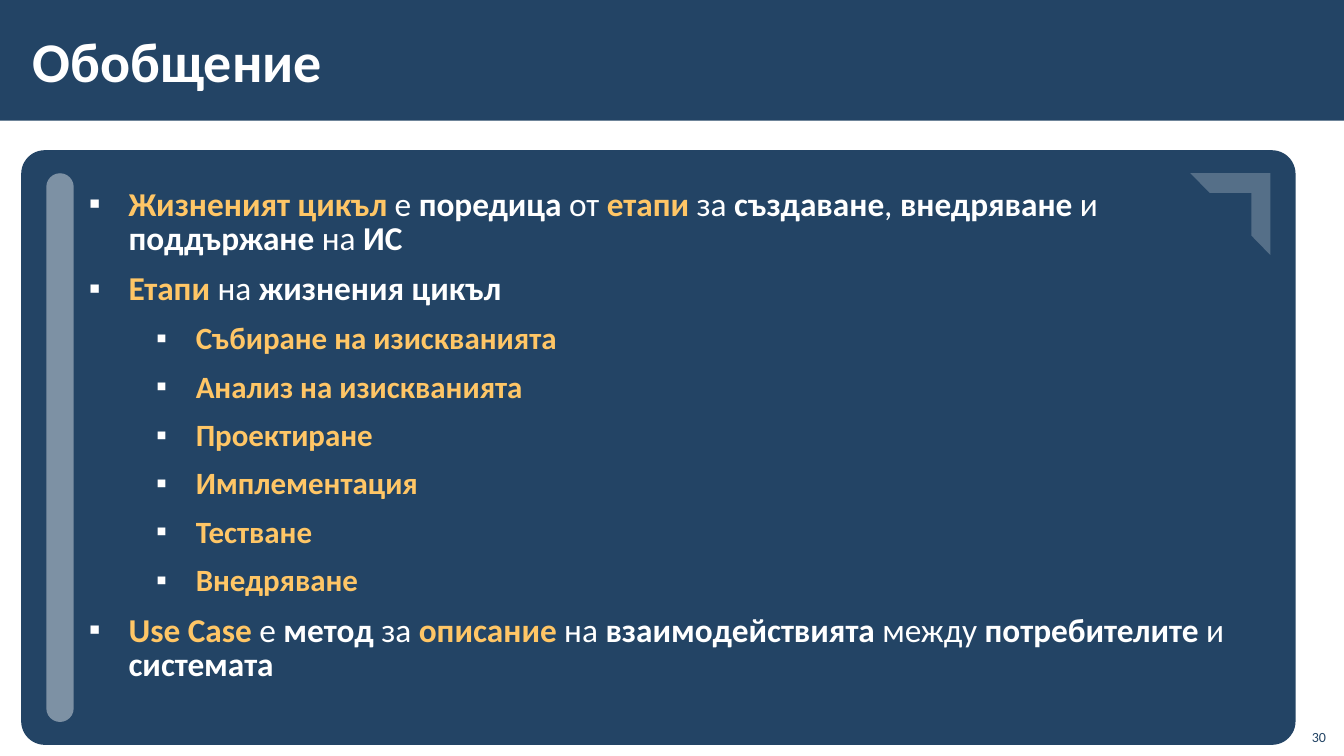
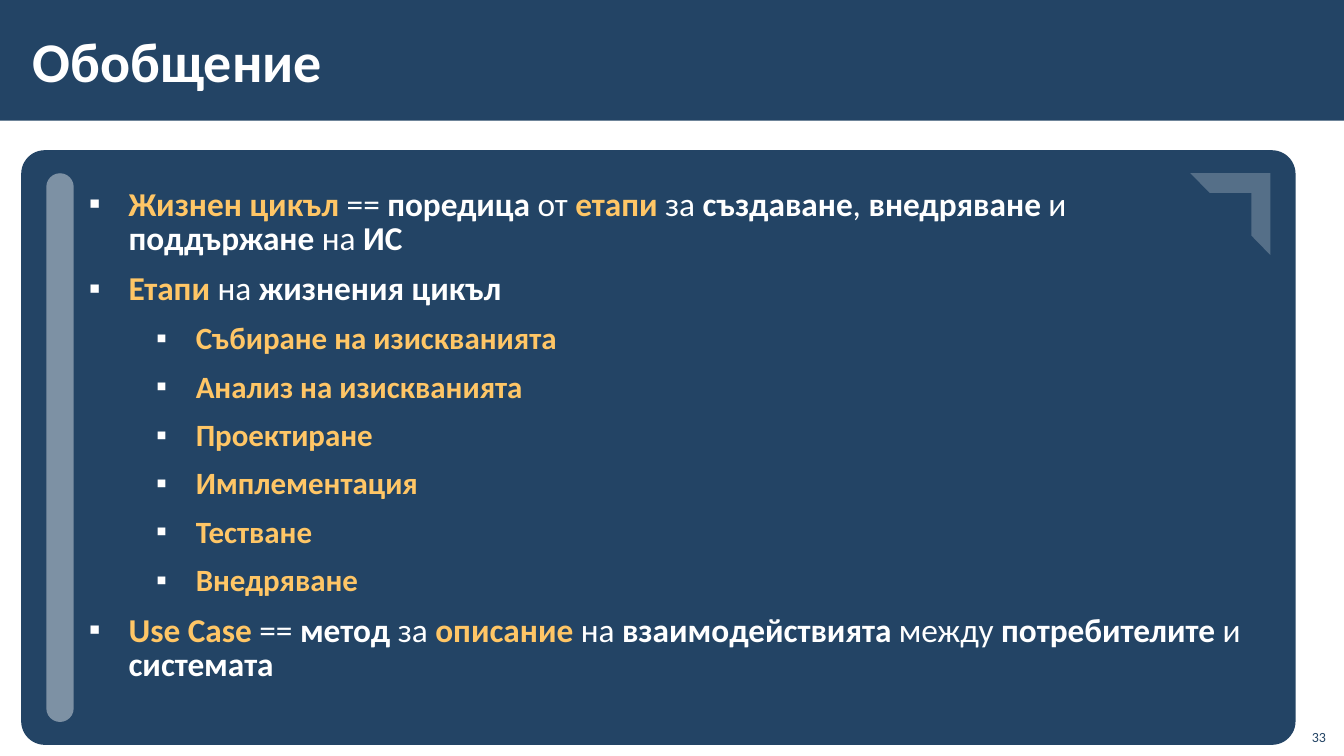
Before and after one commit to BG-IT-Edu/School-Programming, a slide deck: slide 33 of Courses/Software-Sciences/Module-4-Information-Systems-New/09-Lifecycle-of-Information-System/09-Lifecycle-of-Information-System.pptx (slide 30 before the commit). Drawn at 1344x756 pixels with LibreOffice and Linux fonts; fonts in the diff are those of the drawing; background and template pictures are left out. Boxes give left, top, right and bottom in pixels: in the first picture for what was removed or moved away, otherwise in the second. Text is boxed around its words. In the diff, an @@ line names an element or a change of style, - is before the commit and + after.

```diff
--- a/Courses/Software-Sciences/Module-4-Information-Systems-New/09-Lifecycle-of-Information-System/09-Lifecycle-of-Information-System.pptx
+++ b/Courses/Software-Sciences/Module-4-Information-Systems-New/09-Lifecycle-of-Information-System/09-Lifecycle-of-Information-System.pptx
@@ text at <box>129,194,1066,256</box>: text changed @@
-▪ Жизненият цикъл е поредица от етапи за създаване, внедряване и поддържане на ИС
+▪ Жизнен цикъл == поредица от етапи за създаване, внедряване и поддържане на ИС
@@ text at <box>129,619,1241,677</box>: text changed @@
-▪ Use Case е метод за описание на взаимодействията между потребителите и системата
+▪ Use Case == метод за описание на взаимодействията между потребителите и системата
@@ page number at <box>1312,733,1326,742</box>: text changed @@
-30
+33
```
Also in this commit, not shown: 9 other slides changed, 3 slides added.
